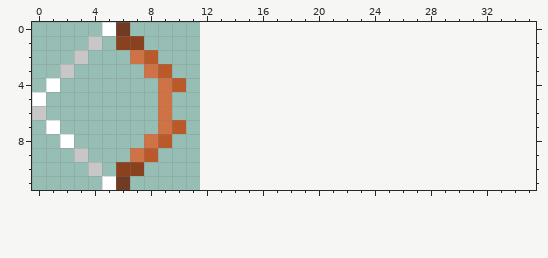
Edited in one commit: pixel-art sprite (Examen Project/Assets/Art/2D/Characters/Player/PlayerBowSprite.png). Above is the file before it was changed.
The file is 12x12 pixels. The old version is drawn lined up with the new one, on the new canvas.
Once edited:
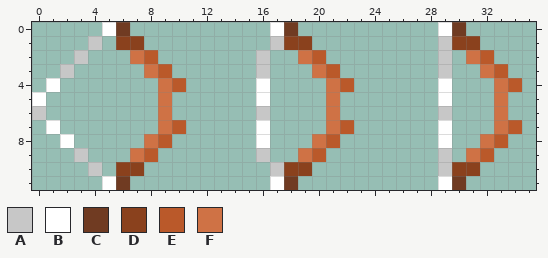
Palette (. is transparent): A #c7c7c7  B #ffffff  C #703b22  D #8a411d  E #ba592a  F #cf7245
Message: bow sprite & anim prefab toegevoegd
From old to new:
canvas 12x12 -> 36x12
@@ x 14..35 @@
- 0 ......................
- 1 ......................
- 2 ......................
- 3 ......................
- 4 ......................
- 5 ......................
- 6 ......................
- 7 ......................
- 8 ......................
- 9 ......................
-10 ......................
-11 ......................
+ 0 ...BC..........BC.....
+ 1 ...ADD.........ADD....
+ 2 ..A..FE........A.FE...
+ 3 ..A...FE.......A..FE..
+ 4 ..B....FE......B...FE.
+ 5 ..B....F.......B...F..
+ 6 ..A....F.......A...F..
+ 7 ..B....FE......B...FE.
+ 8 ..B...FE.......B..FE..
+ 9 ..A..FE........A.FE...
+10 ...ADD.........ADD....
+11 ...BC..........BC.....
